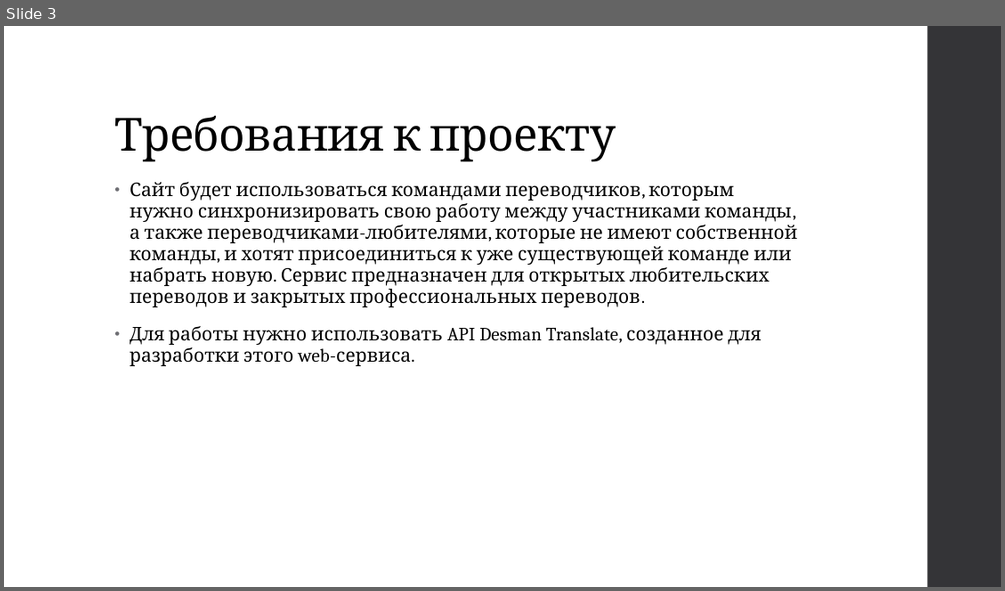
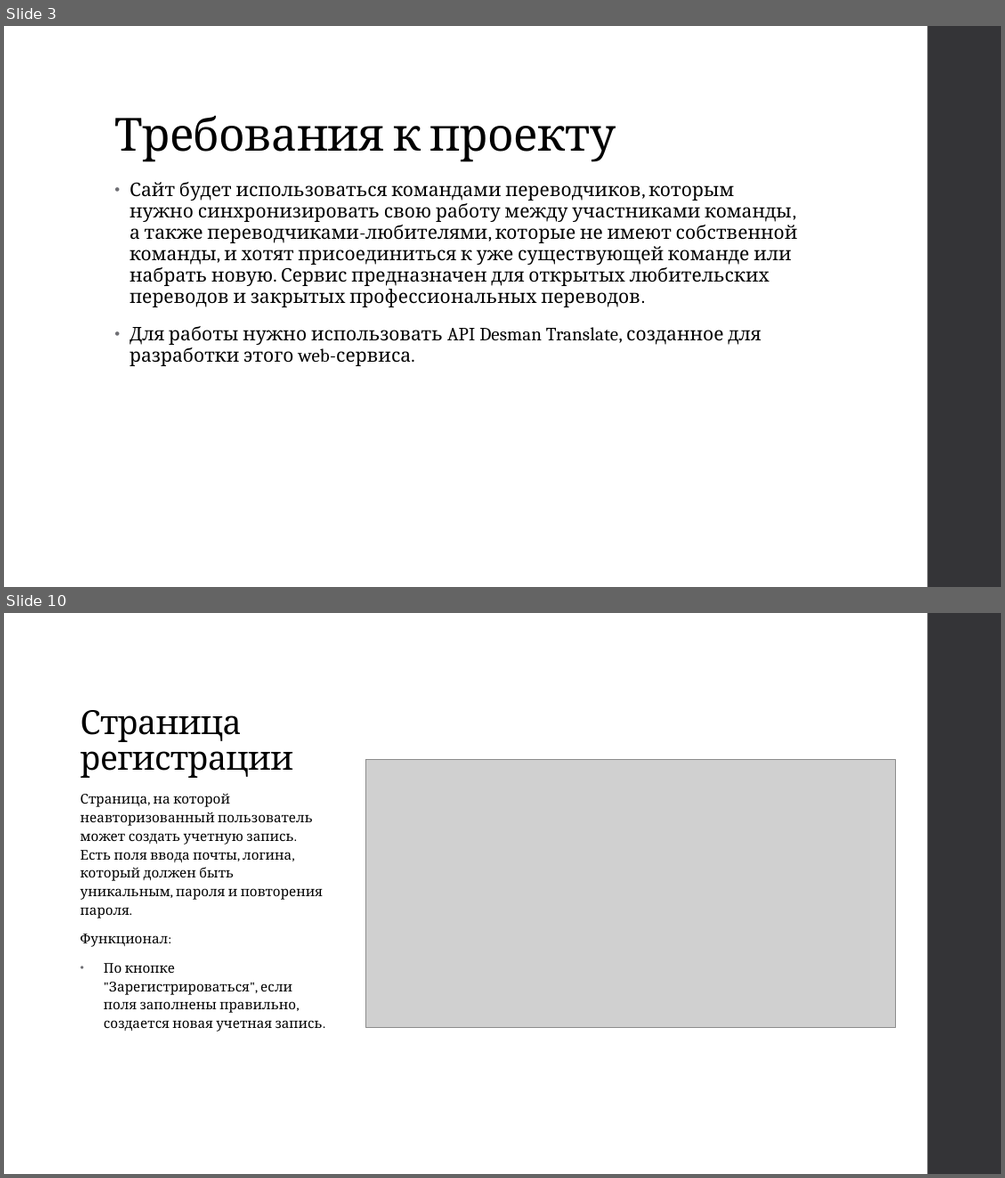
Before and after one commit to ipaingo/study, a slide deck: вебы/презентация/Веб-сервис для коллективных переводов.pptx. Shown one above the other, each under a label of ours: slide 3 before the commit, slides 3 and 10 after it; the slides between them are not shown. The pictures are 1005x591 and 1005x1178 pixels, drawn with LibreOffice and Linux fonts; fonts in the diff are those of the drawing; grey boxes stand for pictures. Boxes give left, top, right and bottom in pixels: in the first picture for what was removed or moved away, otherwise in the second. Text is boxed around its words. In the diff, an @@ line names an element or a change of style, - is before the commit and + after.

```diff
--- a/вебы/презентация/Веб-сервис для коллективных переводов.pptx
+++ b/вебы/презентация/Веб-сервис для коллективных переводов.pptx
@@ slide 10 added at box(4, 613, 1001, 1174), background #FFFFFF; not listed: 1 template element that a slide beside it also shows @@
@@ title added at box(81, 710, 293, 778), 32 pt, text #000000 @@
+Страница регистрации
@@ picture added at box(366, 760, 896, 1027) @@
@@ text added at box(81, 793, 323, 1031), 13 pt, text #000000 @@
+Страница, на которой неавторизованный пользователь может создать учетную запись. Есть поля ввода почты, логина, который должен быть уникальным, пароля и повторения пароля.
+Функционал:
+• По кнопке "Зарегистрироваться", если поля заполнены правильно, создается новая учетная запись.
```
Also in this commit, not shown: 5 slides changed, 15 other slides added, 4 slides removed.
